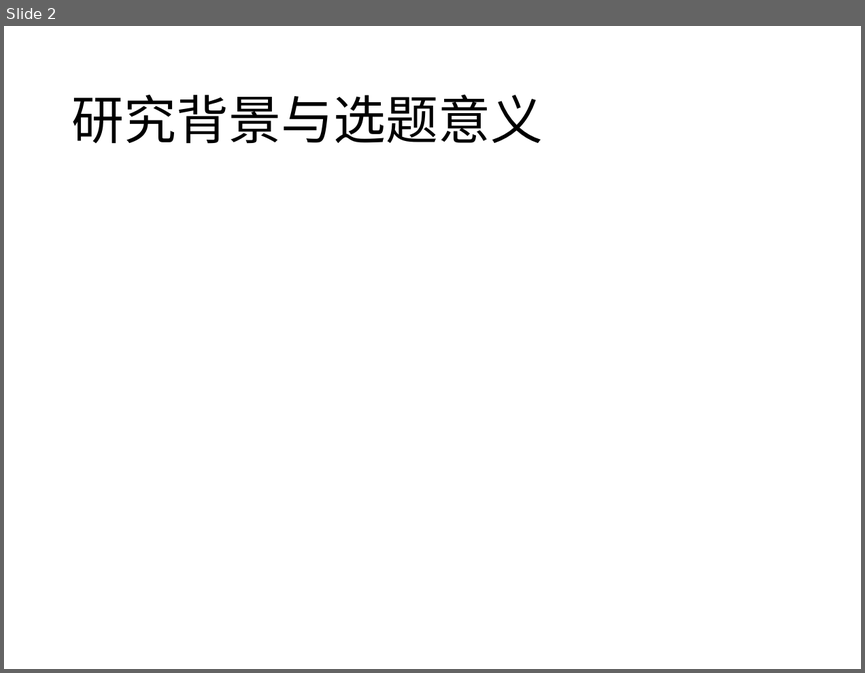
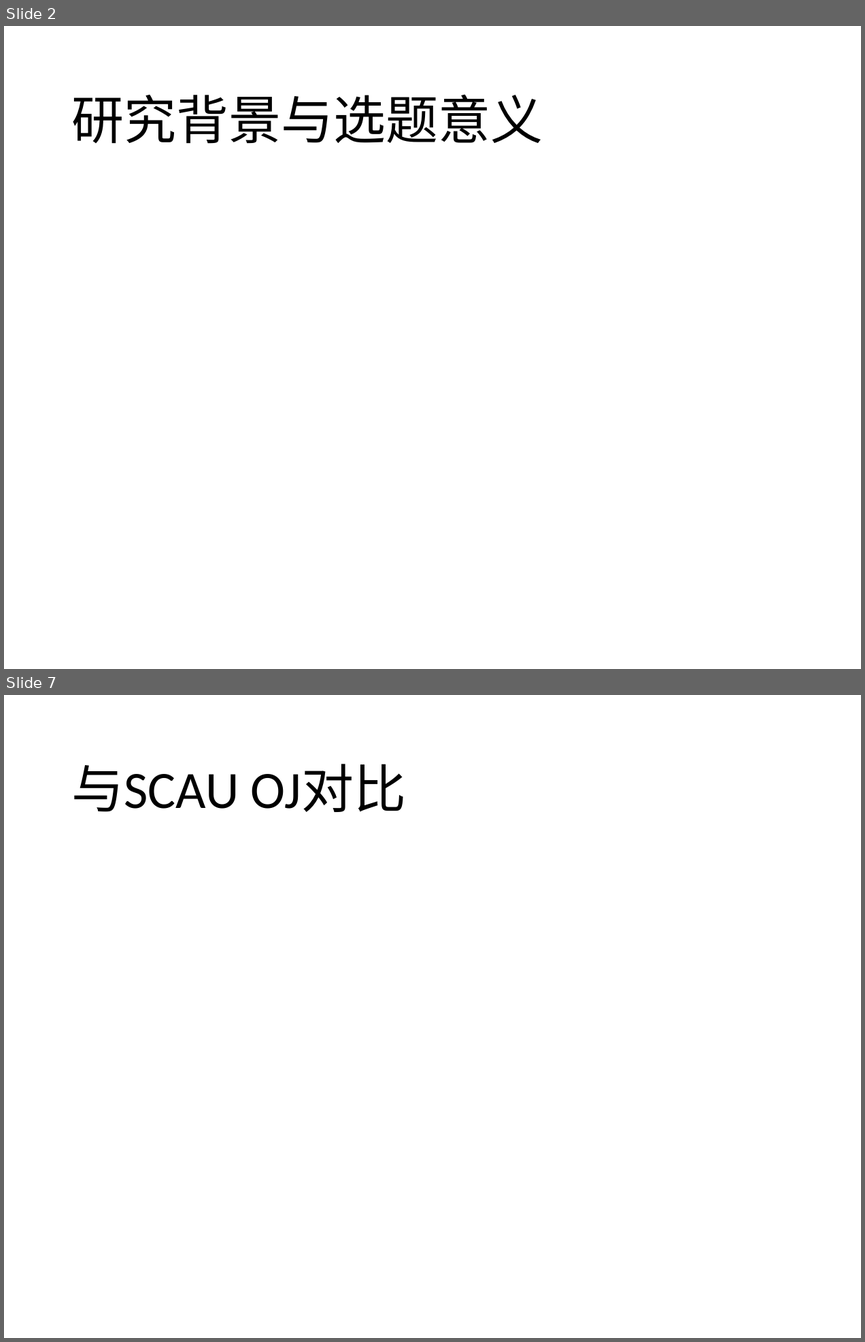
Before and after one commit to TeslaCN/graduation, a slide deck: 基于Scrapy框架的计算机专业学习资源网站_吴伟杰.pptx. Shown one above the other, each under a label of ours: slide 2 before the commit, slides 2 and 7 after it; the slides between them are not shown. The pictures are 865x673 and 865x1342 pixels, drawn with LibreOffice and Linux fonts; fonts in the diff are those of the drawing. Boxes give left, top, right and bottom in pixels: in the first picture for what was removed or moved away, otherwise in the second. Text is boxed around its words. In the diff, an @@ line names an element or a change of style, - is before the commit and + after.

```diff
--- a/基于Scrapy框架的计算机专业学习资源网站_吴伟杰.pptx
+++ b/基于Scrapy框架的计算机专业学习资源网站_吴伟杰.pptx
@@ slide 7 added at (x1=4, y1=695, x2=861, y2=1338), background #FFFFFF @@
@@ title added at (x1=71, y1=764, x2=407, y2=812), 44 pt, text #000000 @@
+与SCAU OJ对比
```
Also in this commit, not shown: 4 other slides added, 3 other files.
